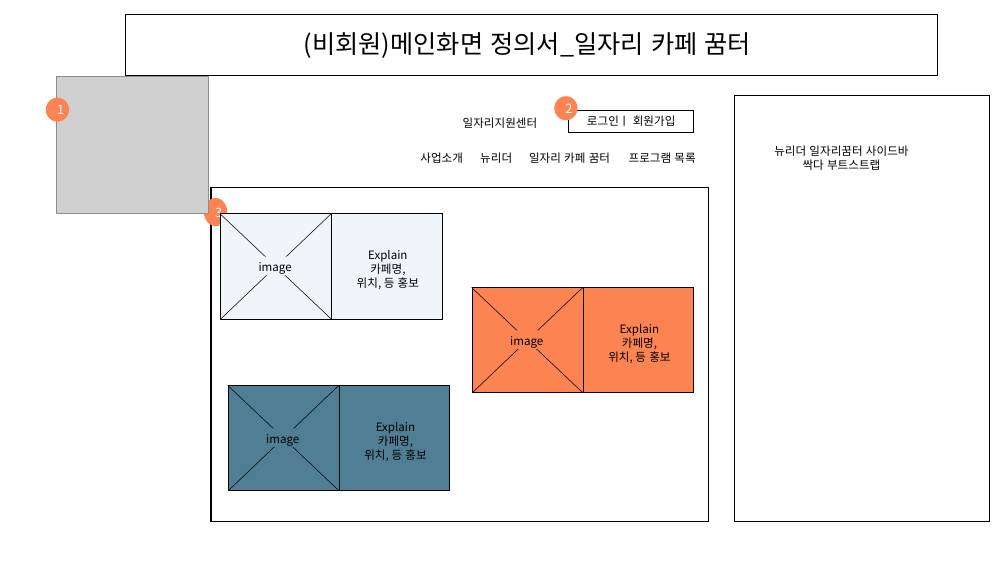
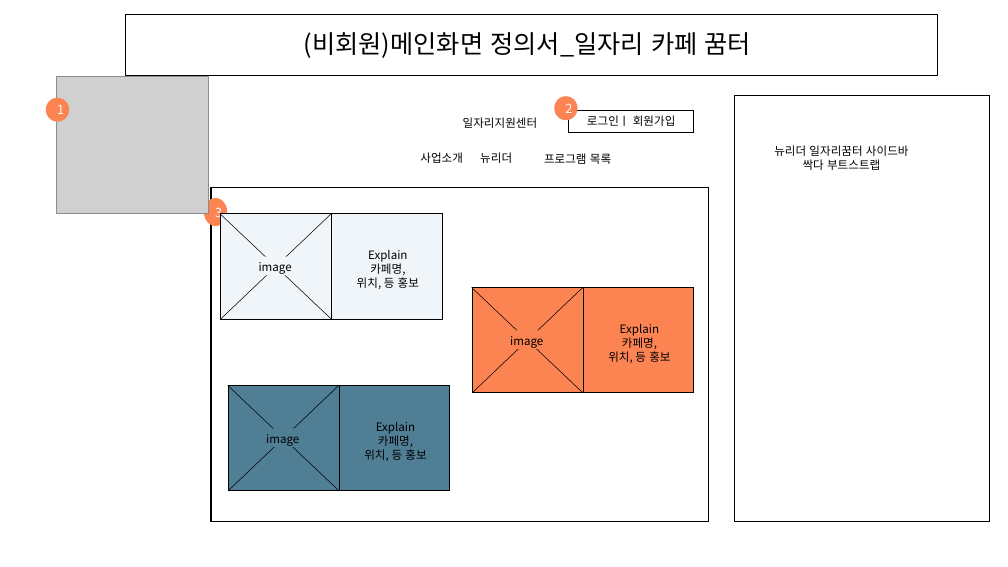
Before and after one commit to Sikeru/JOBJAVA, a slide deck: slide 2 of project/화면정의서/일자리카페 꿈터0.1.pptx. Drawn at 1008x567 pixels with LibreOffice and Linux fonts; fonts in the diff are those of the drawing; grey boxes stand for pictures. Boxes give left, top, right and bottom in pixels: in the first picture for what was removed or moved away, otherwise in the second. Text is boxed around its words. In the diff, an @@ line names an element or a change of style, - is before the commit and + after.

```diff
--- a/project/화면정의서/일자리카페 꿈터0.1.pptx
+++ b/project/화면정의서/일자리카페 꿈터0.1.pptx
@@ text "프로그램 목록": place and size @@
-text "프로그램 목록" at bbox=[629, 152, 695, 163]
+text "프로그램 목록" at bbox=[544, 153, 611, 164]
@@ text removed at bbox=[529, 152, 610, 163] @@
-일자리 카페 꿈터
```
Also in this commit, not shown: 12 other slides changed, 5 slides added.
